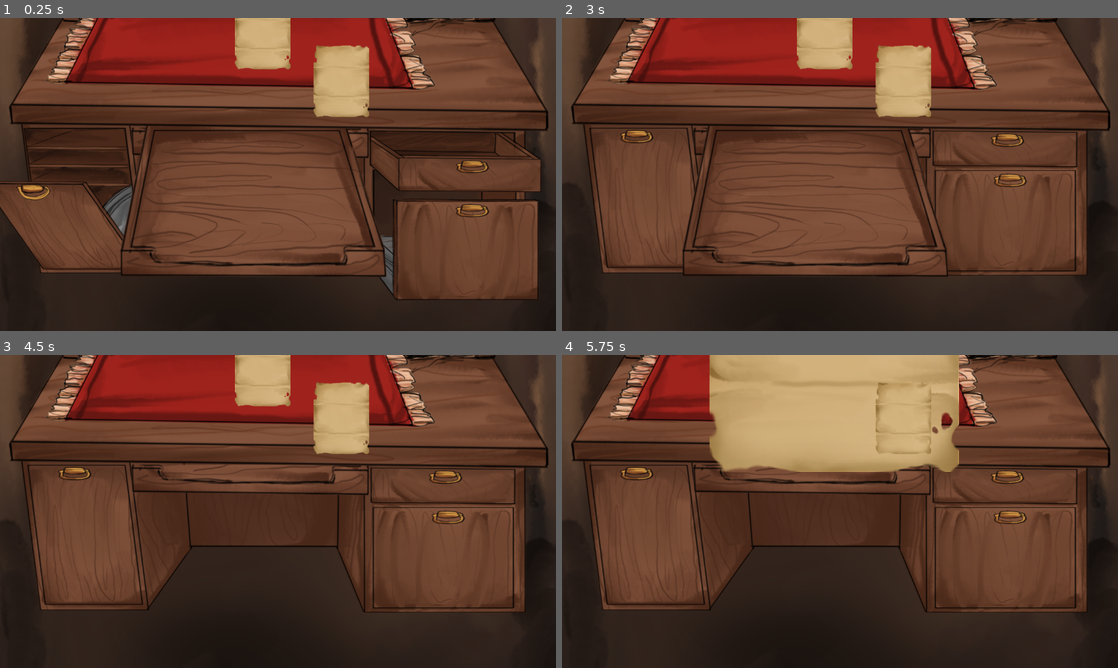
Above: before the commit, frames 1-4 (two rows, left to right).
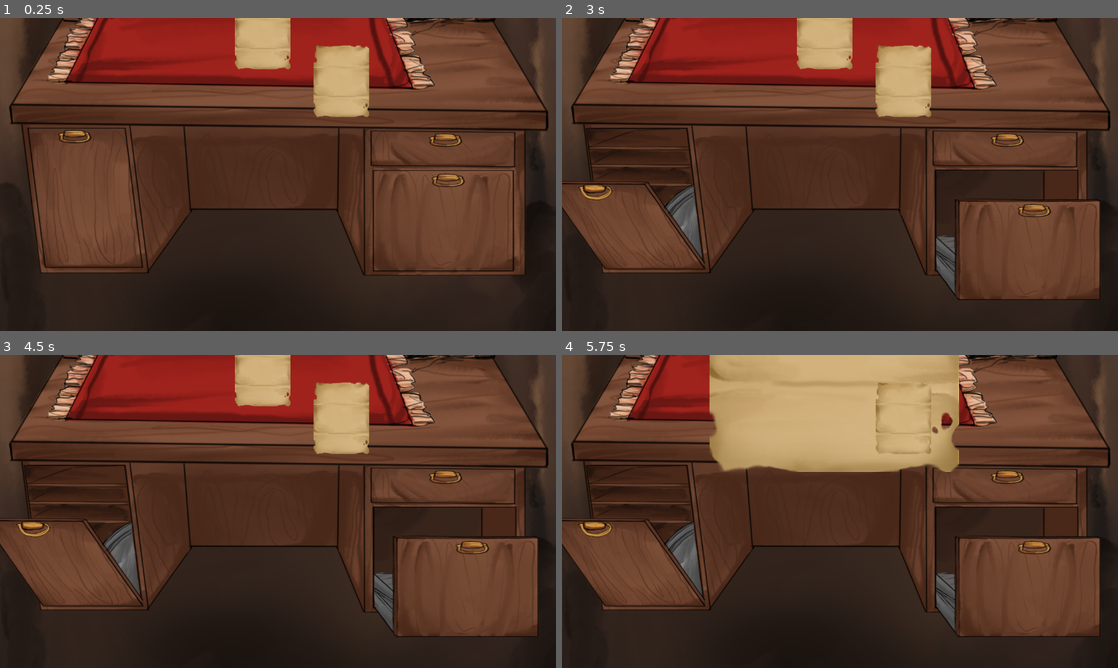
Above: after the commit, the same moments.

Repository: AdkinsC0211/SSUJam23
Game: Godot game, scene res://scenes/desk.tscn
Same seed, same stepped clock (60 frames per second), same inputs: the game is played once before the commit and once after it. The project has no main scene, so this scene is started directly.
Inputs (mouse positions are in pixels of both pictures, inside the frame that each line leads up to):
- Up to frame 1 (0.25 s): no input
- Up to frame 2 (3 s): click (645, 199) at 0.5 s; click (1006, 149) at 1.25 s; click (1006, 221) at 2 s; click (1034, 174) at 2.77 s
- Up to frame 3 (4.5 s): click (250, 480) at 3.52 s; click (250, 599) at 4.27 s
- Up to frame 4 (5.75 s): click (823, 370) at 5 s

The runs differ from the first frame. In frame 1, 28% of the frame differs, in the area x 0-98%, y 34-90%; in frame 2, 26%; in frame 3, 14%; in frame 4, 14%.

Commit message:
Removed test prints
Removed test print statements

Diff:
--- a/scenes/desk.tscn
+++ b/scenes/desk.tscn
@@ -35,24 +35,28 @@
 scale = Vector2(1, 1)
 
 [node name="bot_right_drawer" parent="desk_base_root" instance=ExtResource("13_dkv5e")]
+visible = false
 position = Vector2(514.001, 149)
 scale = Vector2(0.719939, 0.49332)
 back_texture = ExtResource("12_esjvo")
 front_texture = ExtResource("13_6va6b")
 
 [node name="top_right_drawer" parent="desk_base_root" instance=ExtResource("3_1o8jv")]
+visible = false
 position = Vector2(535.001, 64.0002)
 scale = Vector2(0.785406, 0.477587)
 back_texture = ExtResource("14_u64ty")
 front_texture = ExtResource("15_mms6g")
 
 [node name="left_drawer" parent="desk_base_root" instance=ExtResource("14_oeqsk")]
+visible = false
 position = Vector2(-293, 96.0002)
 scale = Vector2(0.815056, 0.501697)
 back_texture = ExtResource("15_innif")
 front_texture = ExtResource("16_slmwq")
 
 [node name="center_drawer" parent="desk_base_root" instance=ExtResource("15_arkyy")]
+visible = false
 position = Vector2(63.0001, 149)
 scale = Vector2(0.802711, 1)
 
--- a/scenes/desk_base.gd
+++ b/scenes/desk_base.gd
@@ -10,7 +10,6 @@
 	top_right_drawer = $/root/desk_root/desk_base_root/top_right_drawer
 	bot_right_drawer = $/root/desk_root/desk_base_root/bot_right_drawer
 
-	print(left_drawer.get_name())
 
 
 # Called every frame. 'delta' is the elapsed time since the previous frame.
@@ -19,13 +18,11 @@
 
 
 func _on_left_drawer_button_pressed():
-	print("left drawer opening")
 	left_drawer.visible = true
 
 
 
 func _on_top_right_drawer_button_pressed():
-	print("fuck")
 	top_right_drawer.visible = true
 
 
